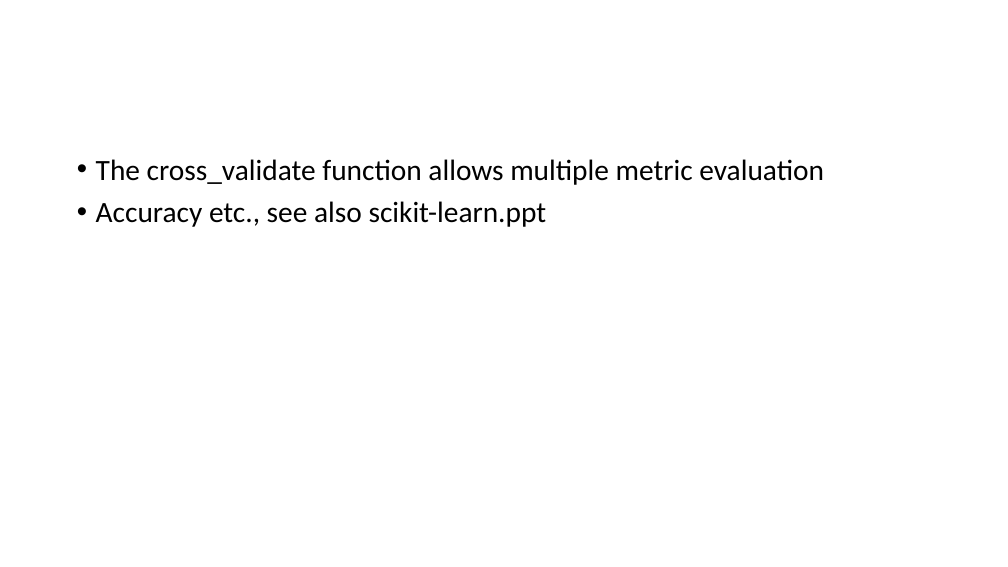
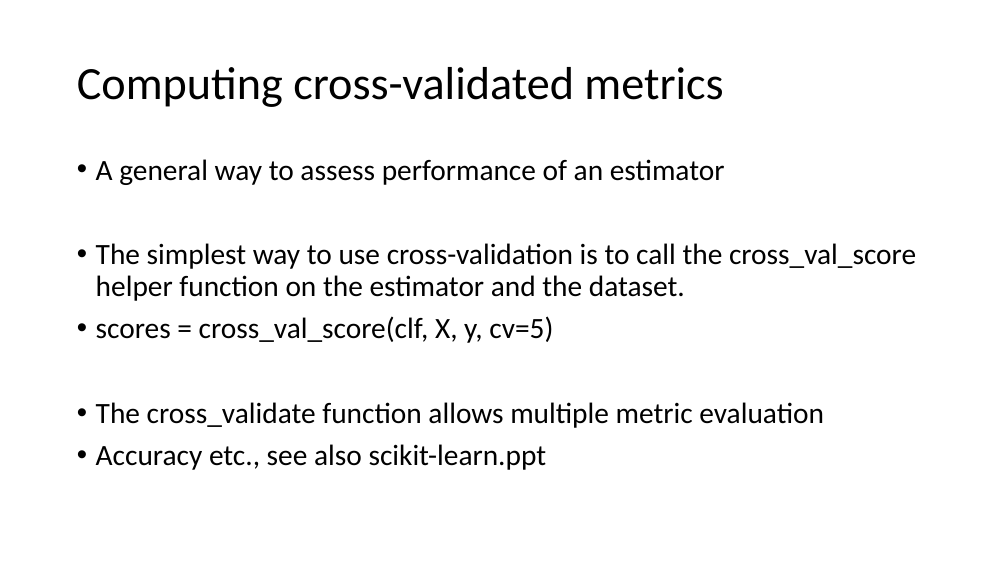
Before and after one commit to FranzGH/IoT_ML, a slide deck: slide 8 of Model selection.pptx. Drawn at 1008x567 pixels with LibreOffice and Linux fonts; fonts in the diff are those of the drawing. Boxes give left, top, right and bottom in pixels: in the first picture for what was removed or moved away, otherwise in the second. Text is boxed around its words. In the diff, an @@ line names an element or a change of style, - is before the commit and + after.

```diff
--- a/Model selection.pptx
+++ b/Model selection.pptx
@@ title added at (77,67,723,107), 44 pt, text #000000 @@
+Computing cross-validated metrics
@@ text at (96,159,916,343): paragraphs added @@
+• A general way to assess performance of an estimator
+• The simplest way to use cross-validation is to call the cross_val_score helper function on the estimator and the dataset.
+• scores = cross_val_score(clf, X, y, cv=5)
```
Also in this commit, not shown: 3 other slides changed, 6 other files.
